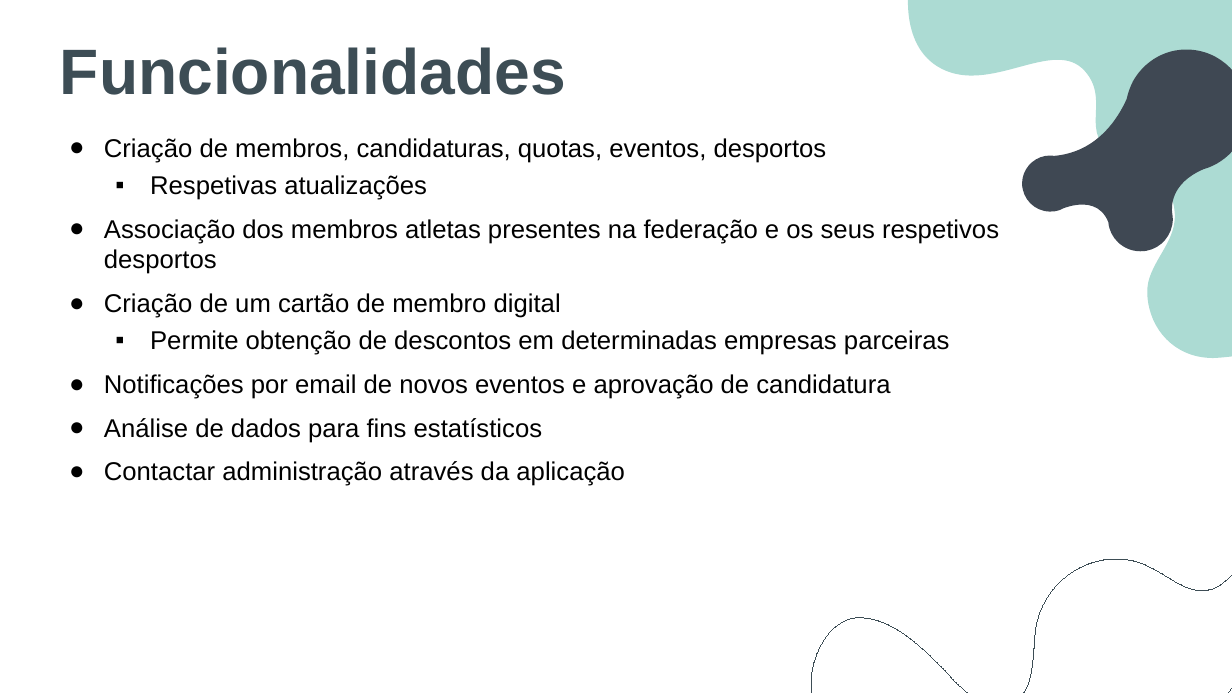
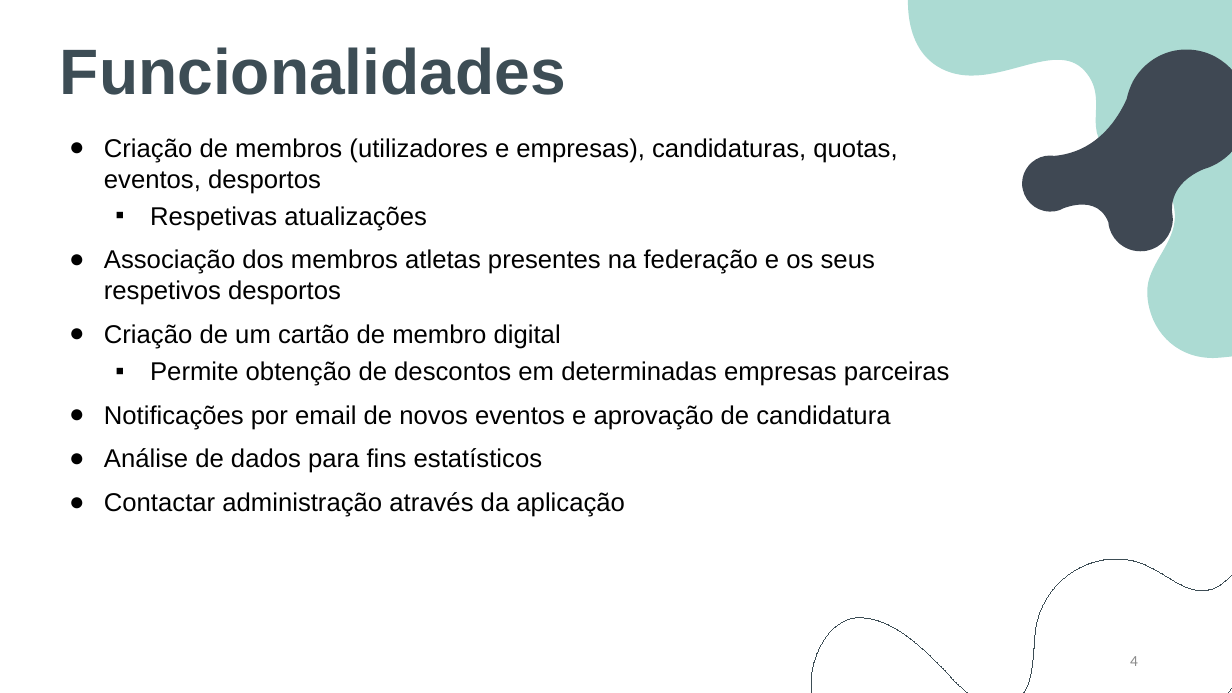
Before and after one commit to BernardoFMF/surf-management-app, a slide deck: slide 4 of docs/demonstracao-progresso.pptx. Drawn at 1232x693 pixels with LibreOffice and Linux fonts; fonts in the diff are those of the drawing. Boxes give left, top, right and bottom in pixels: in the first picture for what was removed or moved away, otherwise in the second. Text is boxed around its words. In the diff, an @@ line names an element or a change of style, - is before the commit and + after.

```diff
--- a/docs/demonstracao-progresso.pptx
+++ b/docs/demonstracao-progresso.pptx
@@ subtitle at (x1=104, y1=138, x2=897, y2=194): text changed @@
-● Criação de membros, candidaturas, quotas, eventos, desportos
+● Criação de membros (utilizadores e empresas), candidaturas, quotas, eventos, desportos
@@ page number added at (x1=1130, y1=656, x2=1138, y2=666), 12 pt, text #8C8C8C @@
+4
```
Also in this commit, not shown: 12 other slides changed, 1 slide added.
